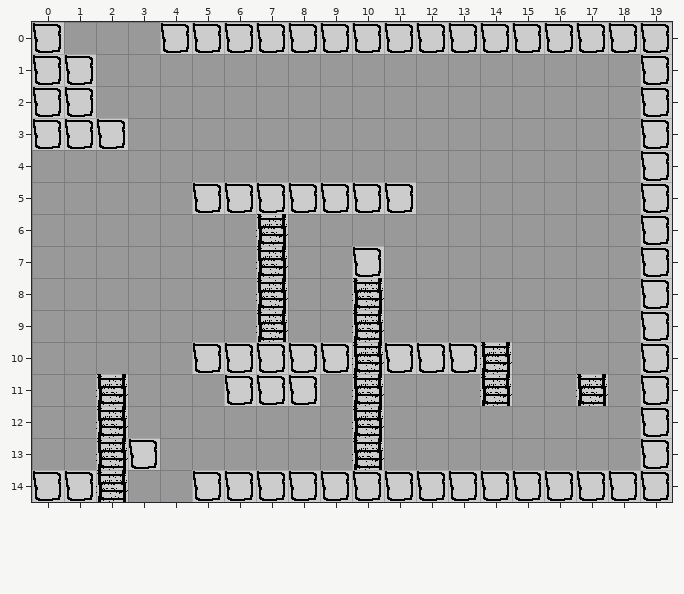
Two states of a Tiled map (JSON), assets/maps/test_2_1.tmj. The picture above is the old version.
Cells are 32x32 px. Shown: x 0..19, y 0..14.
The result:
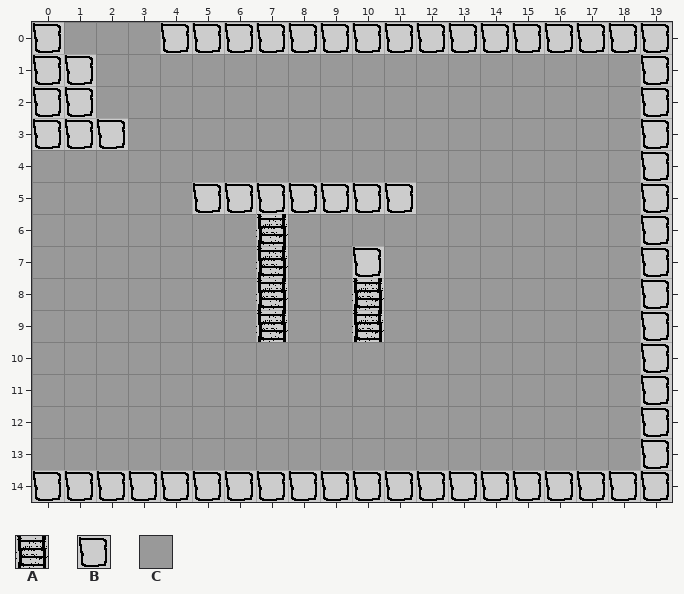
Key: from "test_tiles": A 1 "ladder", B 2 "solid", C 3 "air".
_ is an empty cell.
The author wrote: Changes to player movement. Going to redo ladders
Edits made:
Layer "Tile Layer 1":
Tile A becomes tile B in row 14 at x 2.
Tile C becomes tile B in row 14 at x 3 to 4.
Tile A becomes tile C in row 10 at x 10 and 14; in row 11 at x 2, 10, 14 and 17; in rows 12 to 13 at x 2 and 10.
Tile B becomes tile C in row 10 at x 5 to 9 and 11 to 13; in row 11 at x 6 to 8; in row 13 at x 3.
Boxes around the changes in both pictures, in picture pixels (x1, y1, x2, y2):
changed: (192, 342, 512, 470)
changed: (96, 374, 192, 502)
changed: (576, 374, 608, 406)
